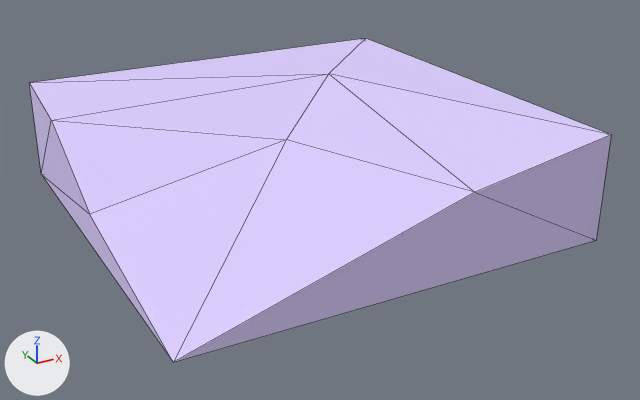
One commit to the glTF model kits/missing/modular_terrain_2.0/Path_Terrain_Transition_Grass_Side_Curve_1x1.glb: the scene before it, then after it.
Rendered twice from a 50 mm camera at (-90.6, -177.0, 88.3) aimed at (3.2, -6.5, 3.0). The lights are fixed; the arrows at lower left show +X, +Y and +Z. The picture after the commit comes second. Mesh edges are drawn as thin lines. Vertices at exactly the same position are counted once.

The first picture shows 'Path_Terrain_Transition_Grass_Side_Curve_1x1'.
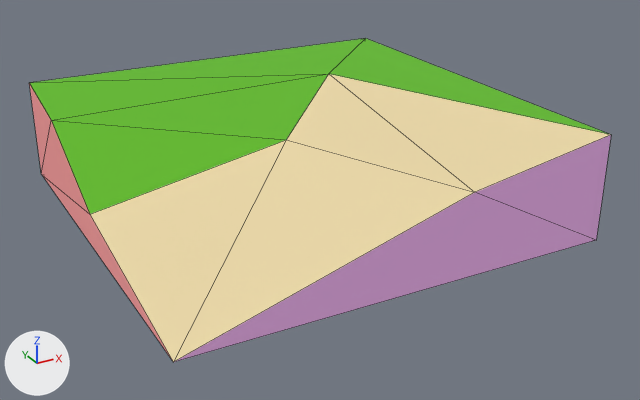
The change, as a diff of the scene's bpy script:
```diff
--- a/kits/missing/modular_terrain_2.0/Path_Terrain_Transition_Grass_Side_Curve_1x1.glb.py
+++ b/kits/missing/modular_terrain_2.0/Path_Terrain_Transition_Grass_Side_Curve_1x1.glb.py
@@ mat_path_terrain_transition_grass_side_curve_1x1 @@
 mat_path_terrain_transition_grass_side_curve_1x1 = principled_material('Path_Terrain_Transition_Grass_Side_Curve_1x1')
-mat_path_terrain_transition_grass_side_curve_1x1.base_color = (0.723, 0.619, 1.0)  # purple #ddceff
+mat_path_terrain_transition_grass_side_curve_1x1.base_color = (0.482, 0.334, 1.0)  # purple #b89cff
 mat_path_terrain_transition_grass_side_curve_1x1.roughness = 1.0
@@ mat_path_terrain_transition_grass_side_curve_1x1_005 @@
+mat_path_terrain_transition_grass_side_curve_1x1_005 = principled_material('Path_Terrain_Transition_Grass_Side_Curve_1x1.005')
+mat_path_terrain_transition_grass_side_curve_1x1_005.base_color = (1.0, 0.354, 0.354)  # pink #ffa1a1
+mat_path_terrain_transition_grass_side_curve_1x1_005.roughness = 1.0
@@ mat_path_terrain_transition_grass_side_curve_1x1_004 @@
+mat_path_terrain_transition_grass_side_curve_1x1_004 = principled_material('Path_Terrain_Transition_Grass_Side_Curve_1x1.004')
+mat_path_terrain_transition_grass_side_curve_1x1_004.base_color = (1.0, 0.517, 1.0)  # pink #ffbeff
+mat_path_terrain_transition_grass_side_curve_1x1_004.roughness = 1.0
@@ mat_path_terrain_transition_grass_side_curve_1x1_002 @@
+mat_path_terrain_transition_grass_side_curve_1x1_002 = principled_material('Path_Terrain_Transition_Grass_Side_Curve_1x1.002')
+mat_path_terrain_transition_grass_side_curve_1x1_002.base_color = (0.828, 0.687, 0.389)  # beige #ebd8a8
+mat_path_terrain_transition_grass_side_curve_1x1_002.roughness = 1.0
@@ mat_path_terrain_transition_grass_side_curve_1x1_001 @@
+mat_path_terrain_transition_grass_side_curve_1x1_001 = principled_material('Path_Terrain_Transition_Grass_Side_Curve_1x1.001')
+mat_path_terrain_transition_grass_side_curve_1x1_001.base_color = (0.125, 0.5, 0.0231)  # green #63bc2a
+mat_path_terrain_transition_grass_side_curve_1x1_001.roughness = 1.0
@@ me_mesh_0 @@
 me_mesh_0.from_pydata(...)  # 12 vertices, 20 faces; spans x -50.0..50.0, y -50.0..50.0, z 0.0..25.0
+# me_mesh_0 part 1: 5 faces spanning x -50.0..50.0, y -50.0..50.0, z 8.4..25.0 switch from mat_path_terrain_transition_grass_side_curve_1x1 (purple #ddceff) to mat_path_terrain_transition_grass_side_curve_1x1_001 (green #63bc2a)
+# me_mesh_0 part 2: 4 faces spanning x -50.0..50.0, y -50.0..20.7, z 0.0..25.0 switch from mat_path_terrain_transition_grass_side_curve_1x1 (purple #ddceff) to mat_path_terrain_transition_grass_side_curve_1x1_002 (beige #ebd8a8)
+# me_mesh_0 part 3: 2 faces spanning x -50.0..50.0, y -50.0, z 0.0..25.0 switch from mat_path_terrain_transition_grass_side_curve_1x1 (purple #ddceff) to mat_path_terrain_transition_grass_side_curve_1x1_004 (pink #ffbeff)
+# me_mesh_0 part 4: 3 faces spanning x -50.0, y -50.0..50.0, z 0.0..25.0 switch from mat_path_terrain_transition_grass_side_curve_1x1 (purple #ddceff) to mat_path_terrain_transition_grass_side_curve_1x1_005 (pink #ffa1a1)
+me_mesh_0.materials.append(mat_path_terrain_transition_grass_side_curve_1x1_003)  # white #f0f0f0
```

What differs and where, as boxes (x1, y1, x2, y2) in the pictures (640 x 400 px):
'Path_Terrain_Transition_Grass_Side_Curve_1x1', recoloured, surface changed
    both: (29, 38, 611, 362)
part 1 of me_mesh_0, recoloured (purple to green)
    both: (30, 38, 611, 214)
part 2 of me_mesh_0, recoloured (purple to beige)
    both: (90, 74, 610, 362)
part 3 of me_mesh_0, recoloured (purple to pink)
    both: (175, 135, 611, 362)
part 4 of me_mesh_0, recoloured
    both: (29, 83, 171, 358)
